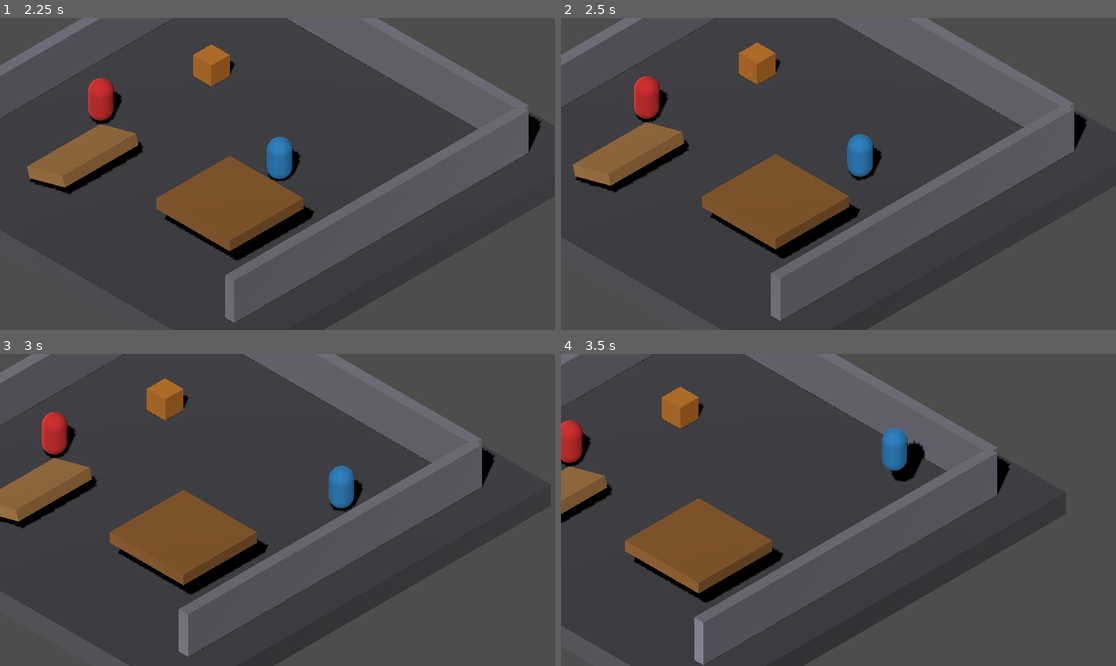
Above: before the commit, frames 1-4 (two rows, left to right).
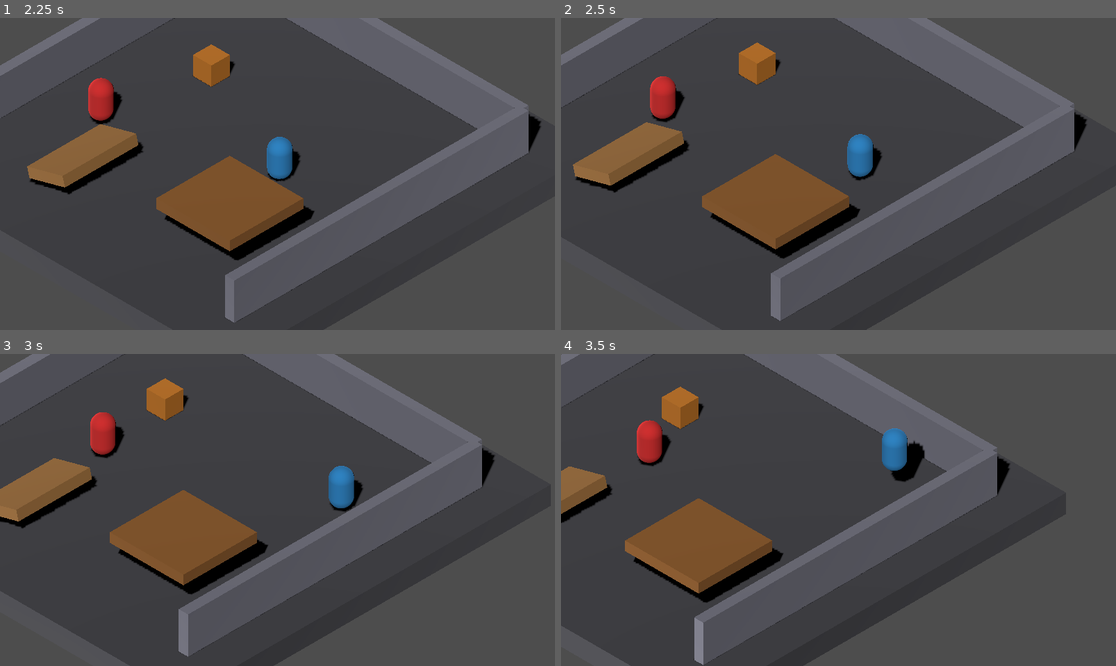
Above: after the commit, the same moments.

Repository: czoesq/3d-stealth
Game: Godot game, scene res://test_world.tscn
The game is run twice, just before and just after one commit, with the same random seed, the same clock (stepped at 60 frames per second) and the same inputs.
Inputs:
- Up to frame 1 (2.25 s): tap Enter at 0.5 s; hold D (move_right) 0.53-1.28 s; tap C (crouch_toggle) at 0.6, 2.1 s; tap Space (jump) at 0.77, 1.52 s; hold S (move_back) 1.28-2.03 s; tap Shift (sprint) at 1.35 s; hold D (move_right) from 2.03 s (still down)
- Up to frame 2 (2.5 s): keep holding D (move_right)
- Up to frame 3 (3 s): release D (move_right) at 2.78 s; hold W (move_forward) from 2.78 s (still down); tap Shift (sprint) at 2.85 s
- Up to frame 4 (3.5 s): keep holding W (move_forward); tap Space (jump) at 3.02 s

Frame 1 is identical in both runs. In frame 2, 1.0% of the frame differs, in the area x 13-23%, y 18-34%; in frame 3, 1.4%, in the area x 7-23%, y 18-34%; in frame 4, 1.3%.

Commit message:
Fix pathfinding: set path_height_offset=0, increase path_desired_distance to 2.0

Diff:
--- a/Prefabs/Enemy/enemy.tscn
+++ b/Prefabs/Enemy/enemy.tscn
@@ -31,9 +31,9 @@
 mesh = SubResource("3")
 
 [node name="NavigationAgent3D" type="NavigationAgent3D" parent="."]
-path_desired_distance = 0.5
-target_desired_distance = 0.5
-path_height_offset = 0.9
+path_desired_distance = 2.0
+target_desired_distance = 1.0
+path_height_offset = 0.0
 pathfinding_algorithm = 0
 
 [node name="VisionArea" type="Area3D" parent="."]
